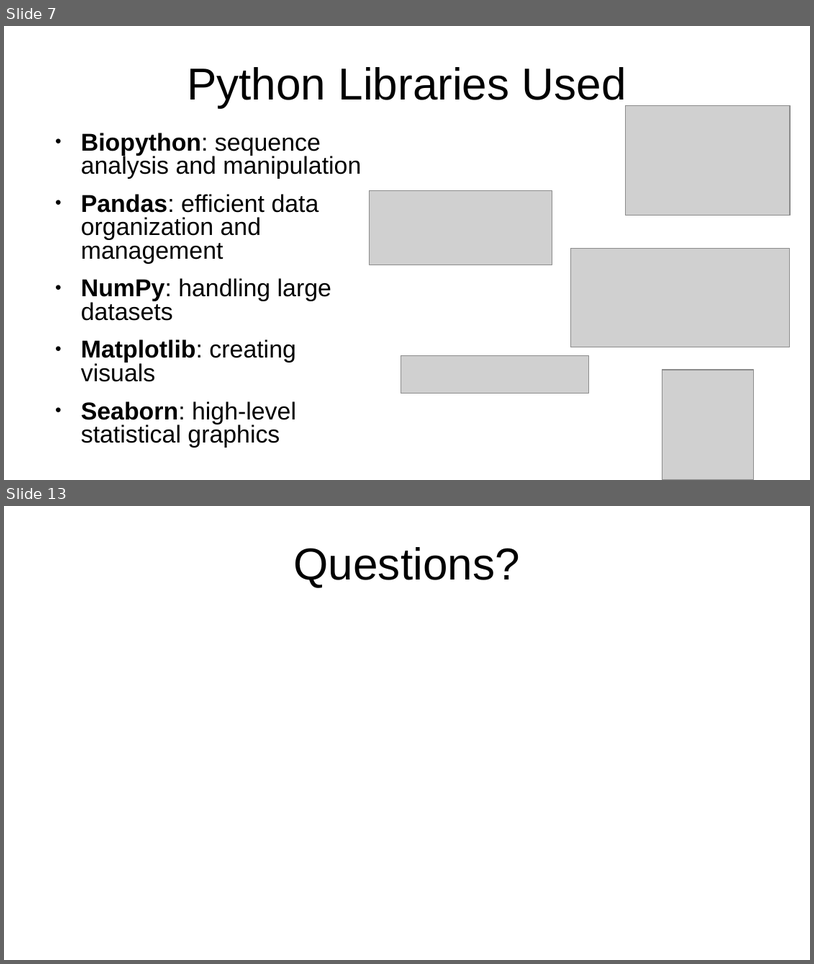
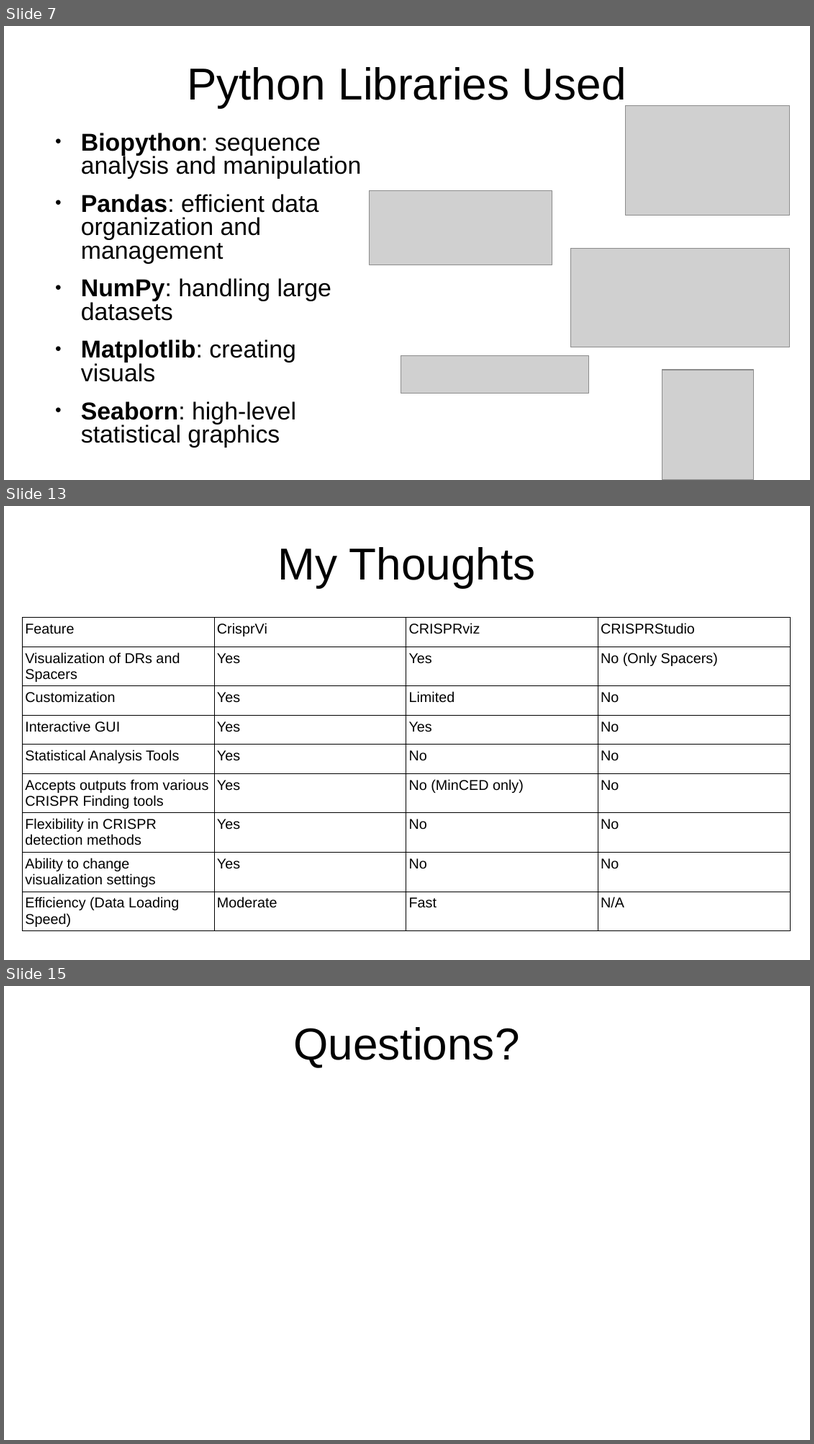
Before and after one commit to jwmathis/SSE591_Project3, a slide deck: Paper Review/Paper Review 1 - John Wesley Mathis.pptx. Shown one above the other, each under a label of ours: slides 7 and 13 before the commit, slides 7, 13 and 15 after it; the slides between them are not shown. The pictures are 814x964 and 814x1444 pixels, drawn with LibreOffice and Linux fonts; fonts in the diff are those of the drawing; grey boxes stand for pictures. Boxes give left, top, right and bottom in pixels: in the first picture for what was removed or moved away, otherwise in the second. Text is boxed around its words. In the diff, an @@ line names an element or a change of style, - is before the commit and + after.

```diff
--- a/Paper Review/Paper Review 1 - John Wesley Mathis.pptx
+++ b/Paper Review/Paper Review 1 - John Wesley Mathis.pptx
@@ slide 13 added at [4,506,810,960], background #FFFFFF @@
@@ title added at [278,547,536,587], 44 pt, text #000000 @@
+My Thoughts
@@ table added at [22,617,790,960], 9 rows, 4 columns @@
+Feature | CrisprVi | CRISPRviz | CRISPRStudio
+Visualization of DRs and Spacers | Yes | Yes | No (Only Spacers)
+Customization | Yes | Limited | No
+Interactive GUI | Yes | Yes | No
+Statistical Analysis Tools | Yes | No | No
+Accepts outputs from various CRISPR Finding tools | Yes | No (MinCED only) | No
+Flexibility in CRISPR detection methods | Yes | No | No
+Ability to change visualization settings | Yes | No | No
+Efficiency (Data Loading Speed) | Moderate | Fast | N/A
@@ what was slide 13 is now slide 15 @@
```
Also in this commit, not shown: 3 slides changed, 3 other slides added, 2 slides removed, 2 other files.
